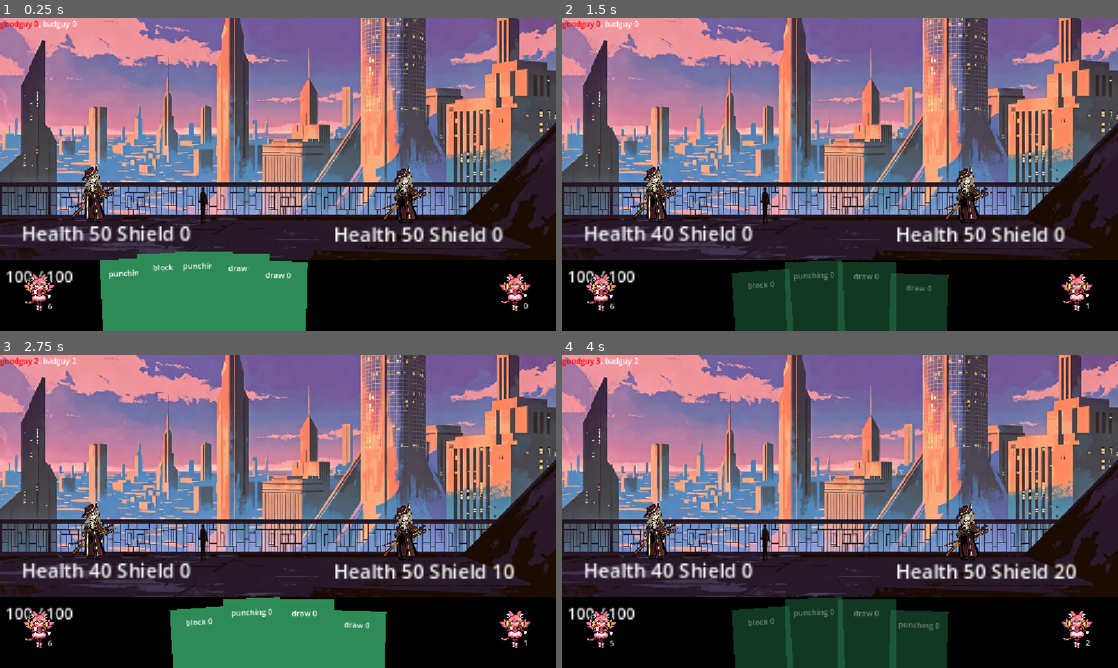
Above: before the commit, frames 1-4 (two rows, left to right).
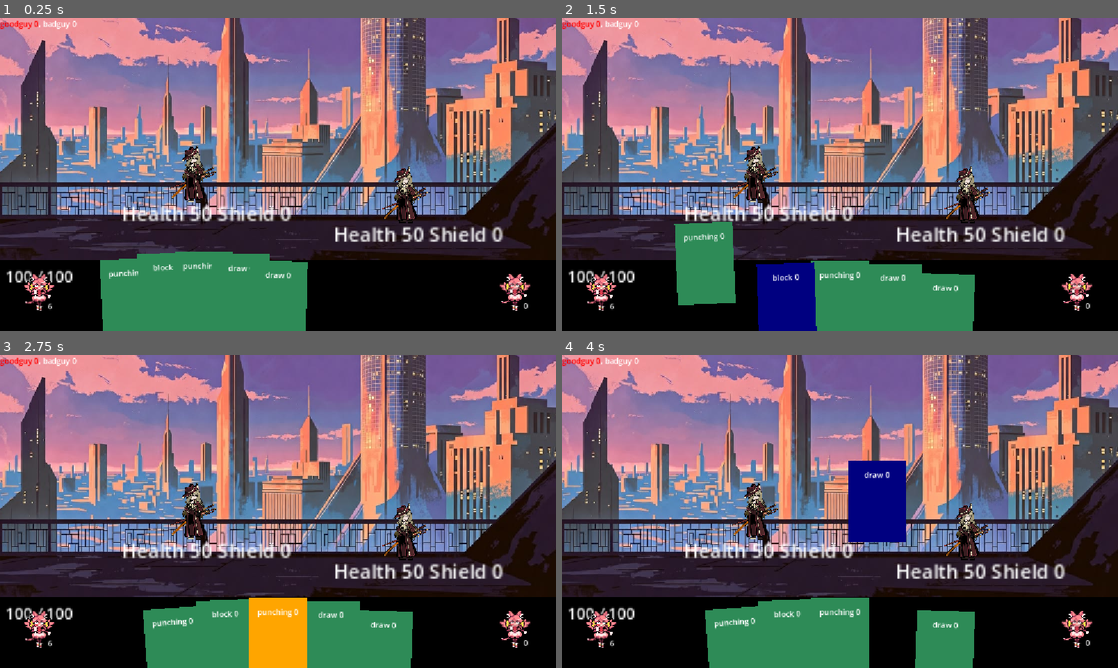
Above: after the commit, the same moments.

Repository: mewmewmyagic/card-game
Game: Godot game, scene res://scenes/BatttleScene.tscn
Same seed, same stepped clock (60 frames per second), same inputs: the game is played once before the commit and once after it.
Inputs (mouse positions are in pixels of both pictures, inside the frame that each line leads up to):
- Up to frame 1 (0.25 s): no input
- Up to frame 2 (1.5 s): drag from (734, 312) to (656, 193) at 0.52 s; drag from (773, 309) to (656, 193) at 1.27 s
- Up to frame 3 (2.75 s): move the mouse to (250, 639) at 2.02 s; press the mouse at (250, 639) at 2.03 s
- Up to frame 4 (4 s): release the mouse at (812, 639) at 2.75 s; drag from (867, 639) to (967, 530) at 2.77 s; drag from (884, 642) to (867, 511) at 3.52 s

The runs differ from the first frame. In frame 1, 3.0% of the frame differs, in the area x 4-53%, y 40-72%; in frame 2, 14%; in frame 3, 8.0%; in frame 4, 16%, in the area x 4-95%, y 1-100%.

Commit message:
Update BatttleScene.tscn

Diff:
--- a/scenes/BatttleScene.tscn
+++ b/scenes/BatttleScene.tscn
@@ -67,7 +67,7 @@
 metadata/_custom_type_script = "uid://yt5bgjthmi7b"
 
 [node name="Character" parent="BattleState" unique_id=1903320986 node_paths=PackedStringArray("battle_state") instance=ExtResource("4_0yjdt")]
-position = Vector2(192, 364)
+position = Vector2(400, 323)
 scale = Vector2(0.5, 0.5)
 stats = ExtResource("6_hvhqn")
 myname = "goodguy"
